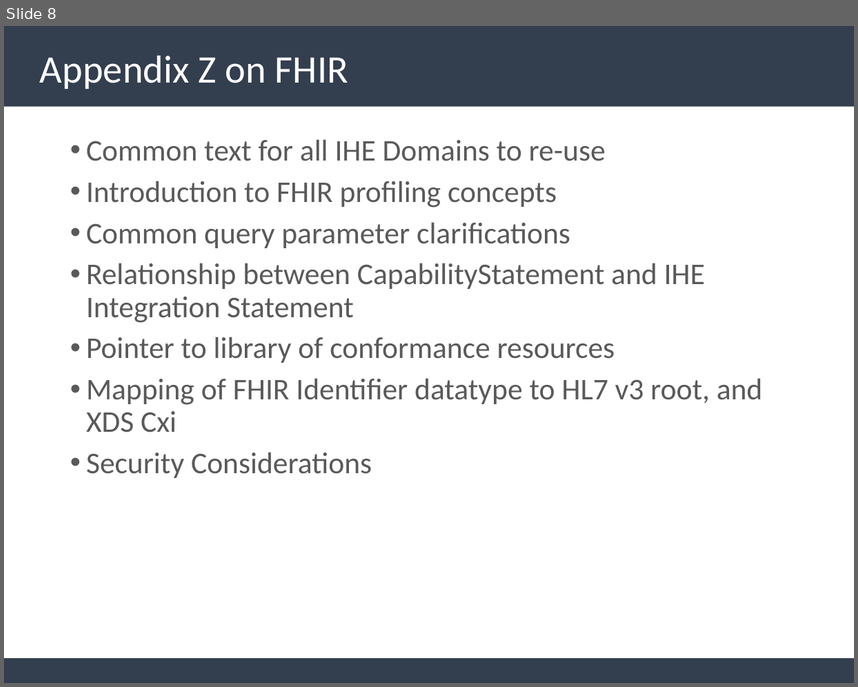
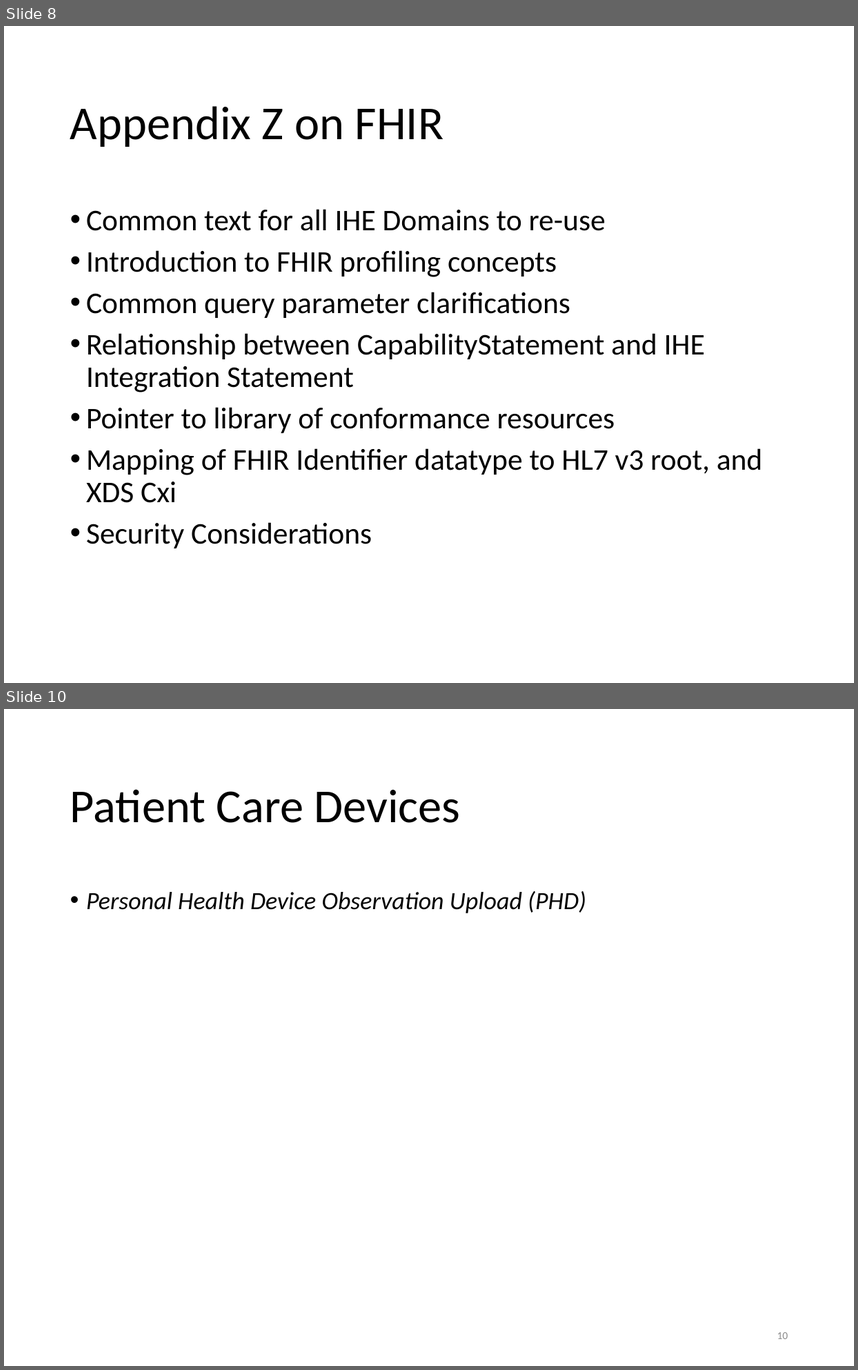
Before and after one commit to IHE/IT-Infrastructure, a slide deck: Presentations/IHE-FHIR-Brief.pptx. Shown one above the other, each under a label of ours: slide 8 before the commit, slides 8 and 10 after it; the slides between them are not shown. The pictures are 858x687 and 858x1370 pixels, drawn with LibreOffice and Linux fonts; fonts in the diff are those of the drawing. Boxes give left, top, right and bottom in pixels: in the first picture for what was removed or moved away, otherwise in the second. Text is boxed around its words. In the diff, an @@ line names an element or a change of style, - is before the commit and + after.

Commit message:
Updated IHE-FHIR-Brief and XDSonFHIR

```diff
--- a/Presentations/IHE-FHIR-Brief.pptx
+++ b/Presentations/IHE-FHIR-Brief.pptx
@@ slide 10 added at [4,709,854,1366], background #FFFFFF @@
@@ title added at [70,789,461,823], 44 pt, text #000000 @@
+Patient Care Devices
@@ text added at [86,891,586,913], 23.1 pt, text #000000, italic @@
+• Personal Health Device Observation Upload (PHD)
@@ page number added at [777,1332,788,1339], 9.9 pt, text #8C8C8C @@
+10
@@ slide 8 changed as well @@
@@ rectangle removed at [4,26,854,106] @@
@@ title "Appendix Z on FHIR": place and size @@
-title "Appendix Z on FHIR" at [40,55,348,89]
+title "Appendix Z on FHIR" at [70,106,444,147]
@@ title "Appendix Z on FHIR" at [70,106,444,147]: size 36.3 to 44 pt, text colour #FFFFFF to #000000 @@
@@ text "Common text for all IHE ...": place and size @@
-text "Common text for all IHE ..." at [86,139,763,478]
+text "Common text for all IHE ..." at [86,209,763,548]
@@ text "Common text for all IHE ..." at [86,209,763,548]: text colour #595959 to #000000 @@
@@ rectangle removed at [4,658,854,683] @@
```
Also in this commit, not shown: 13 other slides changed, 1 other slide added, 1 slide removed.
